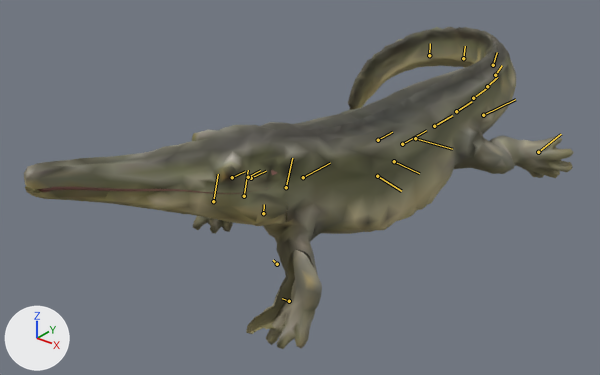
The glTF model public/assets/triassic/creatures/aphaneramma.puppet.glb: old version first, new version second.
The view is the same before and after, from a camera (50 mm lens) standing at (3.17, -4.9, 2.42) and looking at (-0.32, -0.54, -0.29). Arrows for +X, +Y and +Z are at lower left; the lights stay in place. The picture after the commit comes second. Both versions are drawn at frame 8 of the action 'Sprint'; the numbers are the values there. The bones that change, and the others that lie on the model, are drawn over the model as lines.

Objects in the first picture: 'Aphaneramma procedural volume twin', 'Aphaneramma procedural volume twin lower jaw', 'Oral cavity lining'.
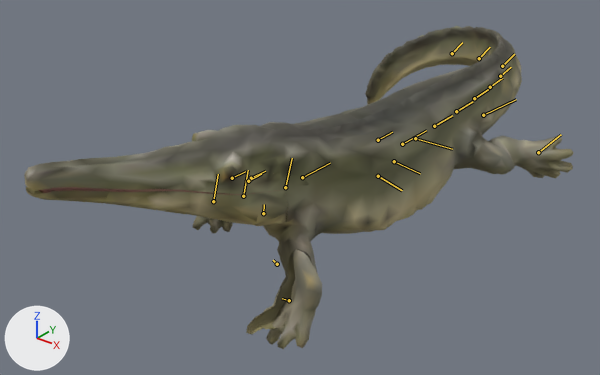
The change in detail:
Bone 'tail_01' (bone_tail_01) turns from (0, 0, 2) to (0, 0, 1) degrees about its own x, y and z.
Bone 'tail_02' (bone_tail_02) turns from (0, 0, 3) to (0, 0, 1) degrees about its own x, y and z.
Bone 'tail_03' (bone_tail_03) turns from (0, 0, 4) to (0, 0, 2) degrees about its own x, y and z.
Bone 'tail_04' (bone_tail_04) turns from (0, 0, 6) to (0, 0, 3) degrees about its own x, y and z.
Bone 'tail_05' (bone_tail_05) turns from (0, 0, 6) to (0, 0, 3) degrees about its own x, y and z.
Bone 'tail_06' (bone_tail_06) turns from (0, 0, 5) to (0, 0, 3) degrees about its own x, y and z.

Where the change shows, as pixel boxes [x1, y1, x2, y2] in the pictures (600 x 375 px):
'Aphaneramma procedural volume twin', posed
    before: [24, 27, 574, 334]
    after: [24, 26, 574, 334]
'Aphaneramma procedural volume twin lower jaw', posed
    before: [25, 185, 322, 349]
    after: [26, 187, 322, 349]
bone 'tail_01', root to tip
    before: (456, 111) to (472, 101)
    after: (456, 111) to (473, 101)
bone 'tail_02', root to tip
    before: (473, 98) to (486, 88)
    after: (474, 98) to (489, 89)
bone 'tail_03', root to tip
    before: (487, 86) to (497, 77)
    after: (490, 87) to (502, 78)
bone 'tail_04', root to tip
    before: (495, 75) to (502, 65)
    after: (500, 76) to (511, 67)
bone 'tail_05', root to tip
    before: (493, 65) to (497, 52)
    after: (502, 66) to (514, 54)
bone 'tail_06', root to tip
    before: (463, 58) to (465, 46)
    after: (479, 58) to (490, 47)
